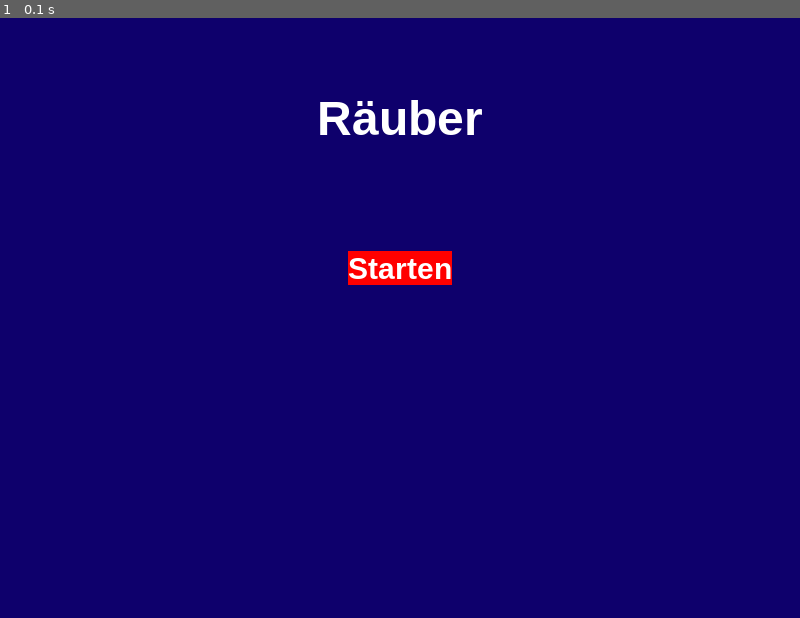
Above: before the commit, frame 1.
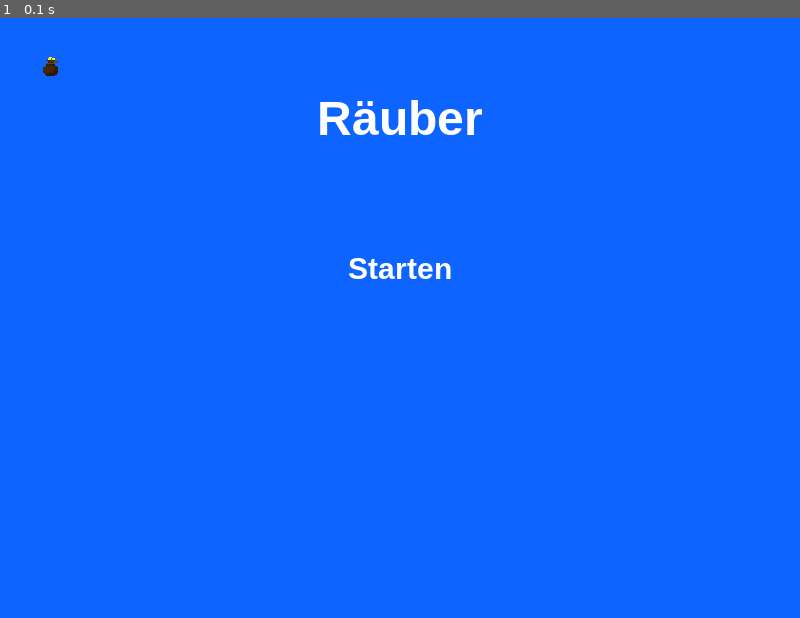
Above: after the commit, the same moment.

Repository: 25-26-1AHIF/pygameproject-rauber_david_jonas
Game: pygame game, started from game/main.py
Two runs of this game, one before a commit and one after it. Both use one fixed random seed, a clock stepped at 60 frames per second and the inputs below.
Inputs:
- Up to frame 1 (0.1 s): no input

The runs differ from the first frame. In frame 1, 99% of the frame differs, in the area x 0-100%, y 0-100%.

Commit message:
start vom projekt

Diff:
--- a/game/main.py
+++ b/game/main.py
@@ -1,13 +1,15 @@
 import pygame
+from pygame.surface import Surface
+
 from game_variables.game_variables import GameVariables as gv
 from game_variables.game_variables import GameScreens as GameScreens
-
-
-
+from objects.sprites import Bilder
 
 
 def main_screen(screen: pygame.Surface, clock: pygame.time.Clock):
     pygame.display.set_caption("Main Screen")
+    Geldsack = Bilder("game/Bilder/Geldsack.png", image_count=1, animation_speed=1, image_rect=pygame.Rect(0, 0, 500, 500))
+    Geldsack.load_spritesheet()
 
     titel_text = gv.FONT_BIG.render("Räuber", True, "white")
     starten_text = gv.FONT_MIDDLE.render("Starten", True, "white")
@@ -27,16 +29,11 @@
 
 
 
-        screen.fill((14, 0, 108))
+        screen.fill((14, 100, 255))
         screen.blit(titel_text, titel_text_rect)
-        pygame.draw.rect(
-            surface=screen,
-            rect=starten_text_rect,
-            color="red",
-            width=0
-        )
+
         screen.blit(starten_text, starten_text_rect)
-
+        Geldsack.draw(screen=screen, xpos=30, ypos=30, frame_counter=1)
         pygame.display.flip()
         clock.tick(gv.FPS)
 
--- /dev/null
+++ b/game/objects/sprites.py
@@ -0,0 +1,34 @@
+import pygame
+
+class Bilder:
+    def __init__(self, filepath: str, image_count: int, image_rect: pygame.Rect, animation_speed: int):
+        self.filepath = filepath
+        self.image_count = image_count
+        self.image_rect = image_rect
+        self.images: list[pygame.Surface] = []
+        self.animation_speed = animation_speed
+
+    def load_spritesheet(self):
+        spritesheet = pygame.image.load(self.filepath).convert_alpha()
+
+        for image_index in range(self.image_count):
+            # Neues Surface mit Transparenz
+            image_surface = pygame.Surface(self.image_rect.size, pygame.SRCALPHA).convert_alpha()
+
+            # Richtigen Bereich aus dem Spritesheet ausschneiden
+            area = pygame.Rect(
+                image_index * self.image_rect.width,  # X-Verschiebung
+                0,                                    # Y bleibt 0
+                self.image_rect.width,
+                self.image_rect.height
+            )
+
+            image_surface.blit(spritesheet, (0, 0), area)
+            self.images.append(image_surface)
+
+    def draw(self, screen: pygame.Surface, xpos: float, ypos: float, frame_counter: int):
+        # Animationsindex berechnen
+        index = (frame_counter // self.animation_speed) % self.image_count
+
+        # Einzelnes Bild zeichnen
+        screen.blit(self.images[index], (int(xpos), int(ypos)), )
Binary file added: game/Bilder/Geldsack.png
Empty file added: game/objects/__init__.py
